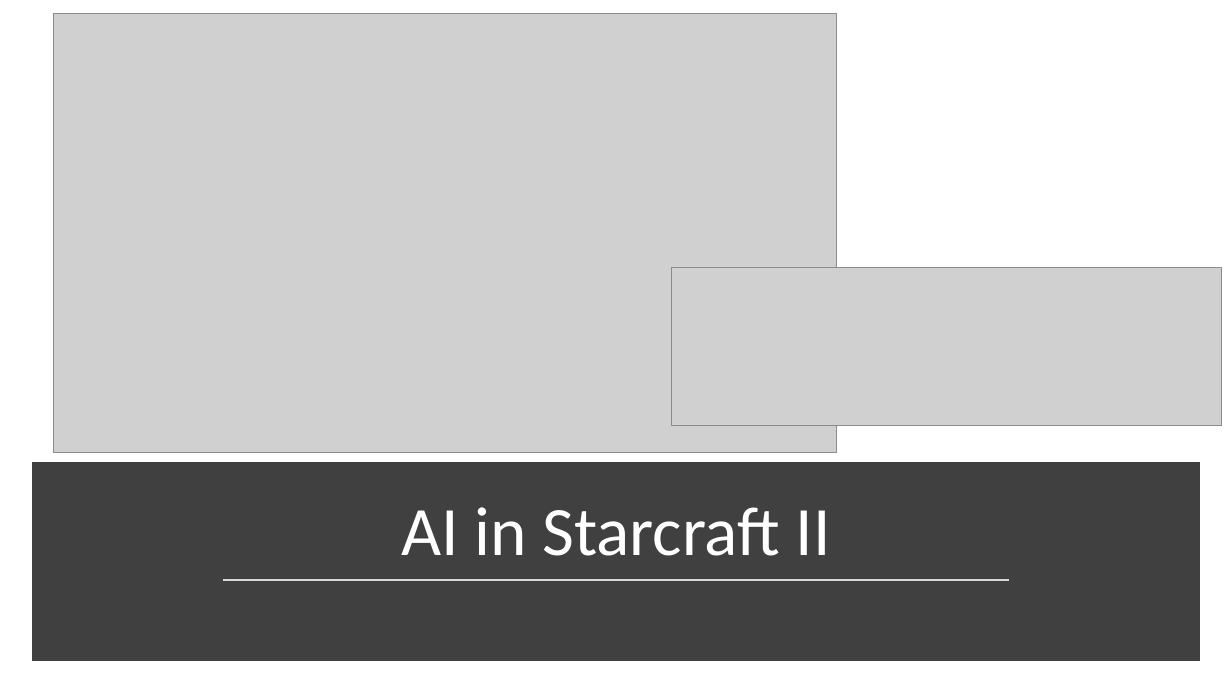
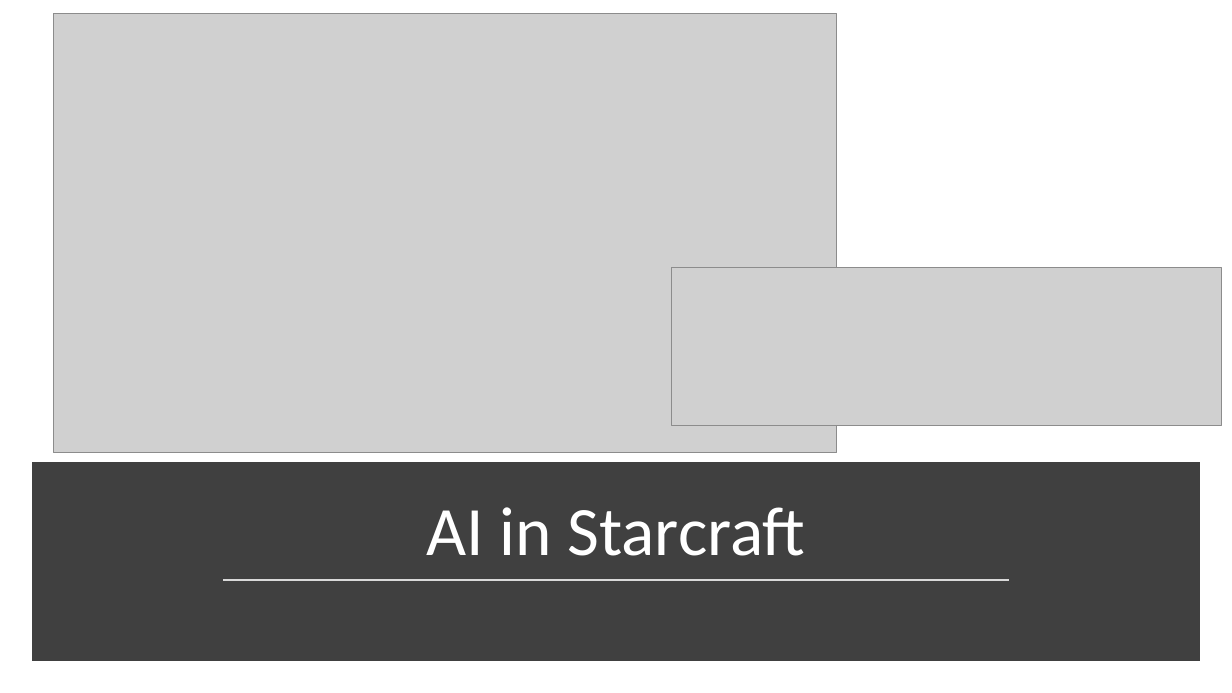
Before and after one commit to pjebear/InvasionSolver, a slide deck: slide 3 of PresentationImages/503Presentation.pptx. Drawn at 1232x693 pixels with LibreOffice and Linux fonts; fonts in the diff are those of the drawing; grey boxes stand for pictures. Boxes give left, top, right and bottom in pixels: in the first picture for what was removed or moved away, otherwise in the second. Text is boxed around its words. In the diff, an @@ line names an element or a change of style, - is before the commit and + after.

```diff
--- a/PresentationImages/503Presentation.pptx
+++ b/PresentationImages/503Presentation.pptx
@@ title at [426,507,806,556]: text changed @@
-AI in Starcraft II
+AI in Starcraft
```
Also in this commit, not shown: 2 other slides changed, 1 slide added.
